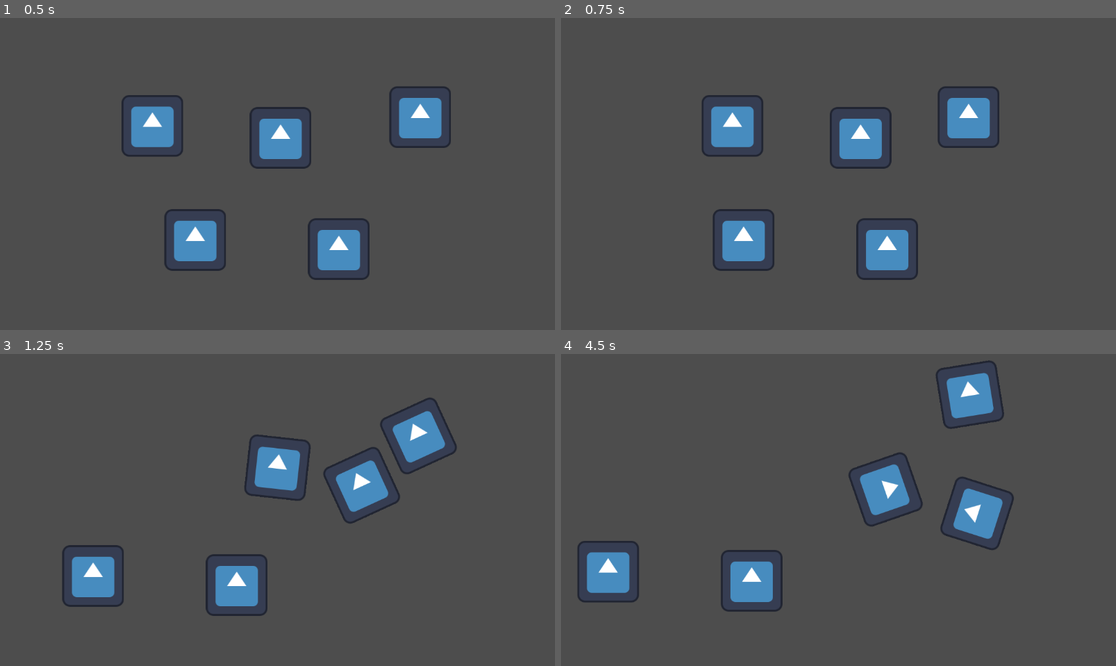
Above: before the commit, frames 1-4 (two rows, left to right).
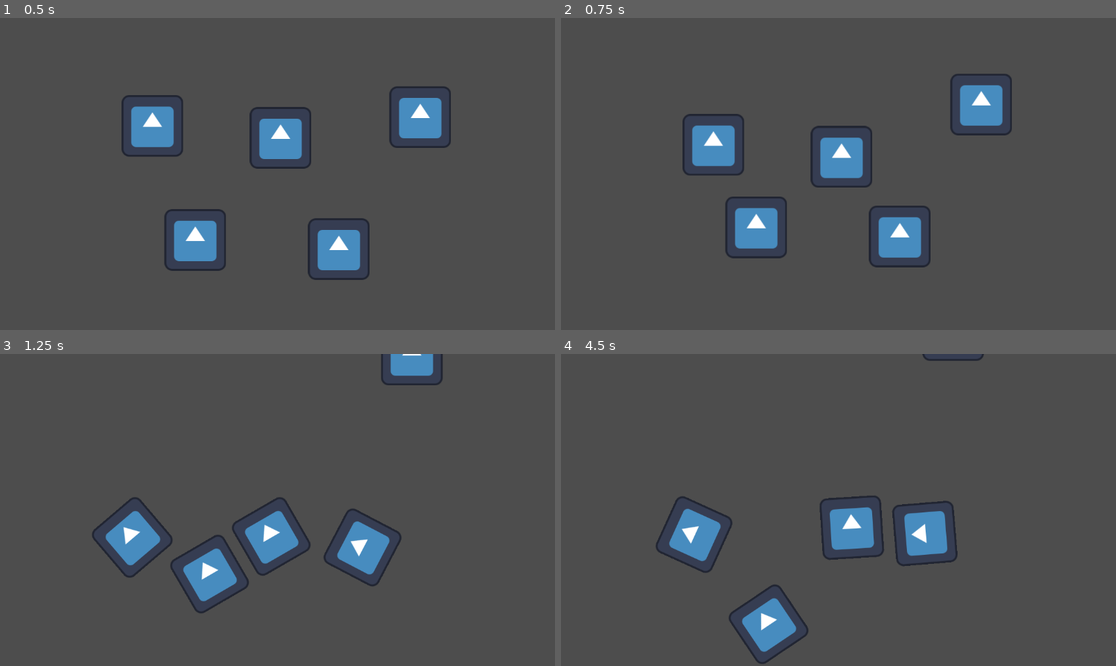
Above: after the commit, the same moments.

Repository: Feod/Godot-Experiments
Game: Godot game, scene res://WorldScene2D.tscn
Two runs of this game, one before a commit and one after it. Both use one fixed random seed, a clock stepped at 60 frames per second and the inputs below. The engine's default icon, where the game draws it, is replaced by a stand-in: a white triangle on a blue panel in a dark square.
Inputs:
- Up to frame 1 (0.5 s): no input
- Up to frame 2 (0.75 s): tap Enter at 0.5 s; hold Right (ui_right) from 0.53 s (still down); hold S (P2_down, bound only after the commit) from 0.53 s (still down)
- Up to frame 3 (1.25 s): keep holding Right (ui_right); keep holding S (P2_down, bound only after the commit); tap D (P2_right, bound only after the commit) at 0.8 s
- Up to frame 4 (4.5 s): release Right (ui_right) at 1.28 s; release S (P2_down, bound only after the commit) at 1.28 s; hold Down (ui_down) 1.28-2.03 s; tap D (P2_right, bound only after the commit) at 1.35, 3.05, 4.35 s; tap W (P2_up, bound only after the commit) at 1.55, 3.8 s; hold Right (ui_right) 2.03-2.78 s; hold W (P2_up, bound only after the commit) 2.03-2.78 s; tap S (P2_down, bound only after the commit) at 2.3 s; hold Up (ui_up) 2.78-3.53 s; tap A (P2_left) at 2.85 s; hold S (P2_down, bound only after the commit) 3.53-4.28 s; hold Left (ui_left) from 3.53 s (still down)

Frame 1 is identical in both runs. In frame 2, 8.6% of the frame differs, in the area x 21-82%, y 17-84%; in frame 3, 12%, in the area x 11-83%, y 0-84%; in frame 4, 11%.

Commit message:
Add input actions for player 2 and update input checks
* **project.godot**
  - Add input action `P2_up` mapped to the 'W' key
  - Add input action `P2_down` mapped to the 'S' key
  - Add input action `P2_right` mapped to the 'D' key

* **PhysicsMove.gd**
  - Update input check for `P2_left` to use `P2_left` action
  - Add input check for `P2_right` action
  - Add input check for `P2_up` action
  - Add input check for `P2_down` action

Diff:
--- a/PhysicsMove.gd
+++ b/PhysicsMove.gd
@@ -11,14 +11,12 @@
 	var velocity = Vector2()
 	if Input.is_action_pressed("P2_left"):
 		velocity.x -= 1
-	if Input.is_action_pressed("ui_right"):
+	if Input.is_action_pressed("P2_right"):
 		velocity.x += 1
-	if Input.is_action_pressed("ui_left"):
-		velocity.x -= 1
-	if Input.is_action_pressed("ui_down"):
+	if Input.is_action_pressed("P2_up"):
+		velocity.y -= 1
+	if Input.is_action_pressed("P2_down"):
 		velocity.y += 1
-	if Input.is_action_pressed("ui_up"):
-		velocity.y -= 1
 
 	velocity = velocity.normalized() * 100
 
--- a/project.godot
+++ b/project.godot
@@ -23,6 +23,24 @@
 , null]
 }
 
+P2_up={
+"deadzone": 0.5,
+"events": [Object(InputEventKey,"resource_local_to_scene":false,"resource_name":"","device":0,"window_id":0,"alt_pressed":false,"shift_pressed":false,"ctrl_pressed":false,"meta_pressed":false,"pressed":false,"keycode":0,"physical_keycode":87,"key_label":0,"unicode":0,"echo":false,"script":null)
+, null]
+}
+
+P2_down={
+"deadzone": 0.5,
+"events": [Object(InputEventKey,"resource_local_to_scene":false,"resource_name":"","device":0,"window_id":0,"alt_pressed":false,"shift_pressed":false,"ctrl_pressed":false,"meta_pressed":false,"pressed":false,"keycode":0,"physical_keycode":83,"key_label":0,"unicode":0,"echo":false,"script":null)
+, null]
+}
+
+P2_right={
+"deadzone": 0.5,
+"events": [Object(InputEventKey,"resource_local_to_scene":false,"resource_name":"","device":0,"window_id":0,"alt_pressed":false,"shift_pressed":false,"ctrl_pressed":false,"meta_pressed":false,"pressed":false,"keycode":0,"physical_keycode":68,"key_label":0,"unicode":0,"echo":false,"script":null)
+, null]
+}
+
 [rendering]
 
 renderer/rendering_method="gl_compatibility"
